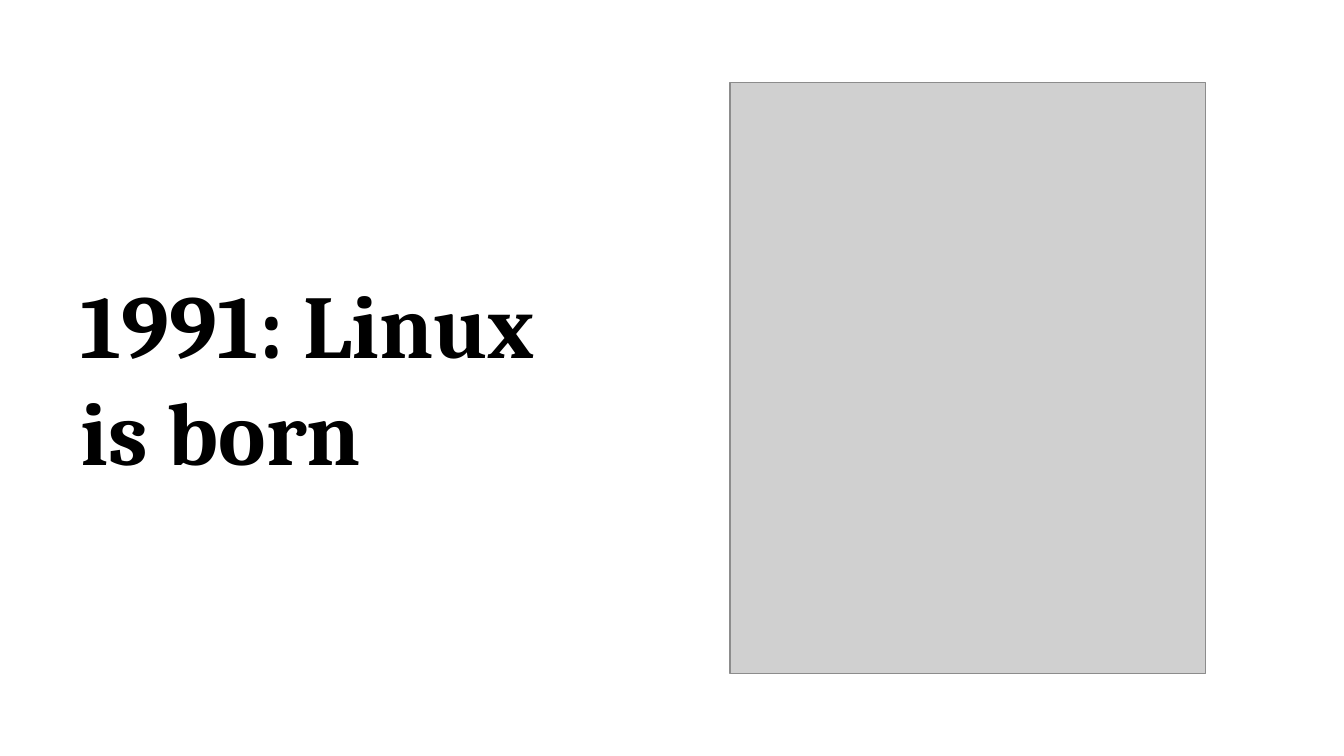
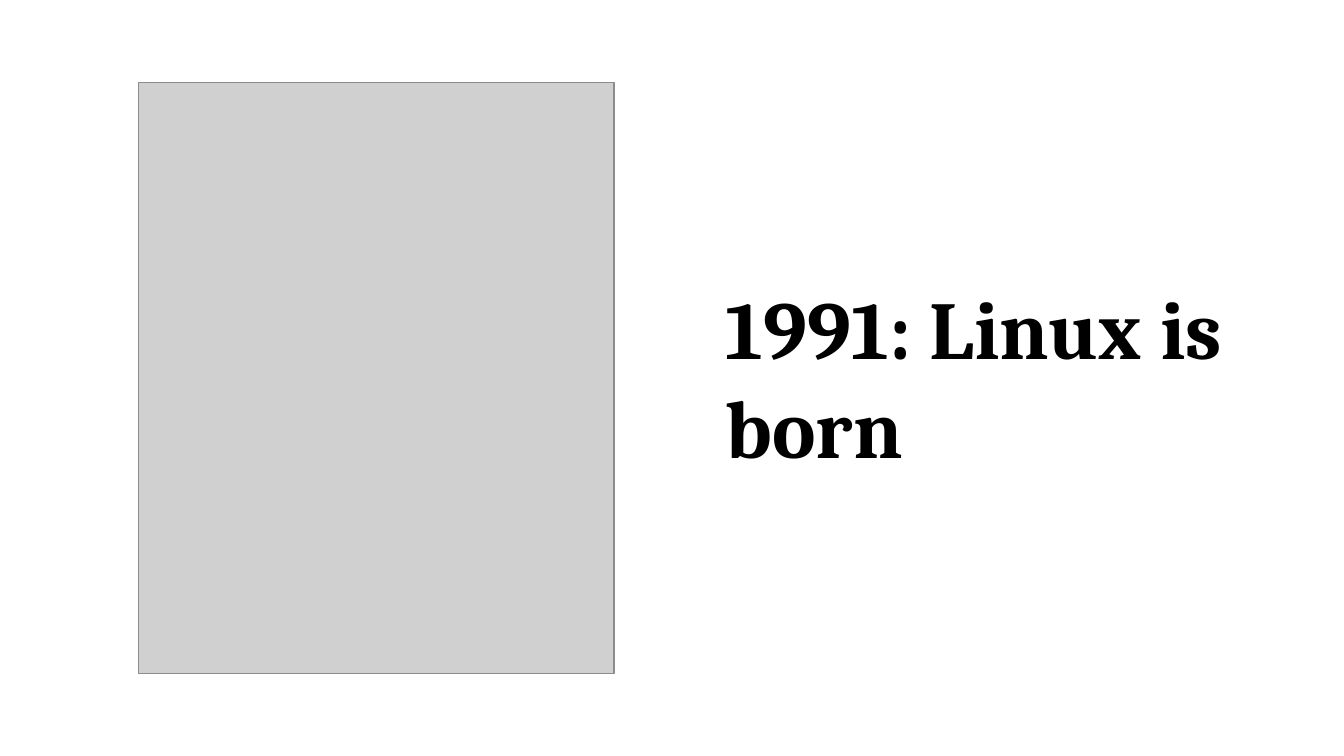
Before and after one commit to promilek2/Najs, a slide deck: slide 4 of Linus_Torvalds.pptx (slide 3 before the commit). Drawn at 1344x756 pixels with LibreOffice and Linux fonts; fonts in the diff are those of the drawing; grey boxes stand for pictures. Boxes give left, top, right and bottom in pixels: in the first picture for what was removed or moved away, otherwise in the second. Text is boxed around its words. In the diff, an @@ line names an element or a change of style, - is before the commit and + after.

```diff
--- a/Linus_Torvalds.pptx
+++ b/Linus_Torvalds.pptx
@@ picture: place and size @@
-picture at (730, 82, 1206, 673)
+picture at (138, 82, 614, 673)
@@ text "1991: Linux is born": place and size @@
-text "1991: Linux is born" at (81, 296, 535, 466)
+text "1991: Linux is born" at (726, 302, 1222, 459)
@@ text "1991: Linux is born" at (726, 302, 1222, 459): size 48 to 44 pt @@
```
Also in this commit, not shown: 4 other slides changed, 3 slides added.
